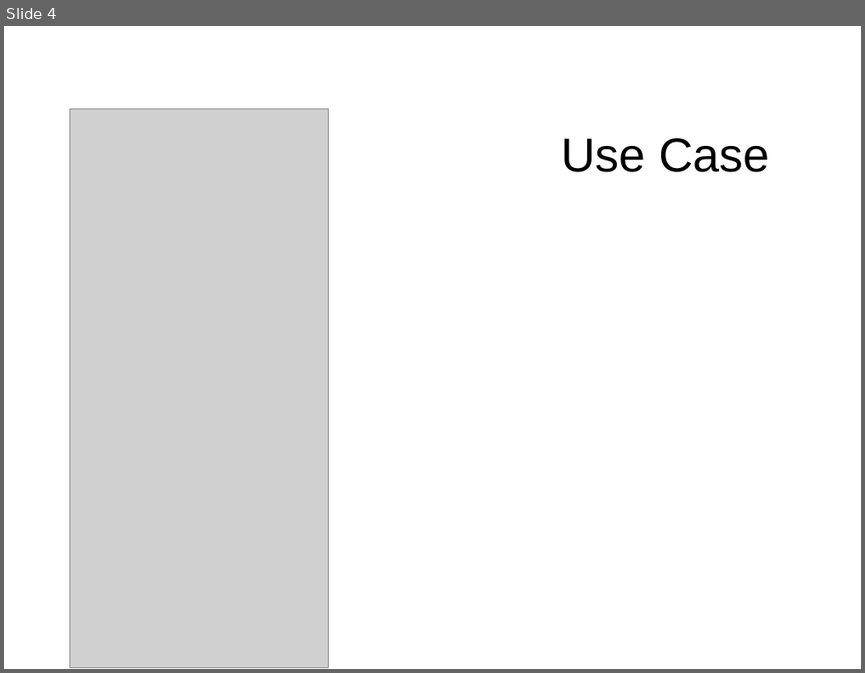
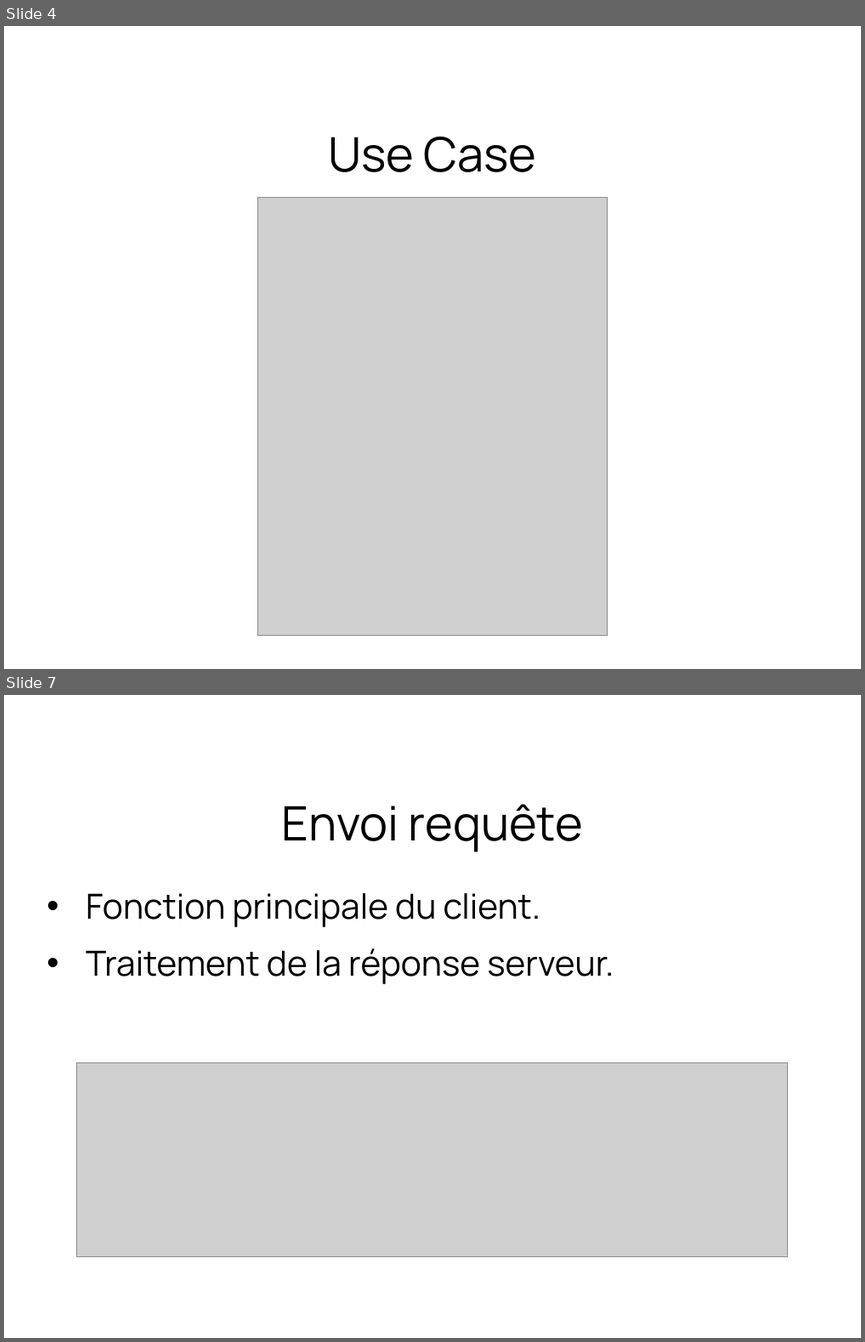
Before and after one commit to Manonrtnt/Rezeed, a slide deck: sql/redeez.odp. Shown one above the other, each under a label of ours: slide 4 before the commit, slides 4 and 7 after it; the slides between them are not shown. The pictures are 865x673 and 865x1342 pixels, drawn with LibreOffice and Linux fonts; fonts in the diff are those of the drawing; grey boxes stand for pictures; background and template pictures are left out. Boxes give left, top, right and bottom in pixels: in the first picture for what was removed or moved away, otherwise in the second. Text is boxed around its words. In the diff, an @@ line names an element or a change of style, - is before the commit and + after.

```diff
--- a/sql/redeez.odp
+++ b/sql/redeez.odp
@@ slide 7 added at (4,695,861,1338), background #FFFFFF @@
@@ title added at (281,804,583,852), 44 pt, text #000000 @@
+Envoi requête
@@ text added at (86,893,613,984), 32 pt, text #000000 @@
+• Fonction principale du client.
+• Traitement de la réponse serveur.
@@ picture added at (77,1063,788,1256) @@
@@ slide 4 changed as well @@
@@ title "Use Case" at (328,136,536,172): font Arial to Manrope @@
@@ picture: place and size @@
-picture at (70,108,328,668)
+picture at (257,197,608,635)
```
Also in this commit, not shown: 2 other slides changed, 10 other slides added, 1 slide removed, 13 other files.
